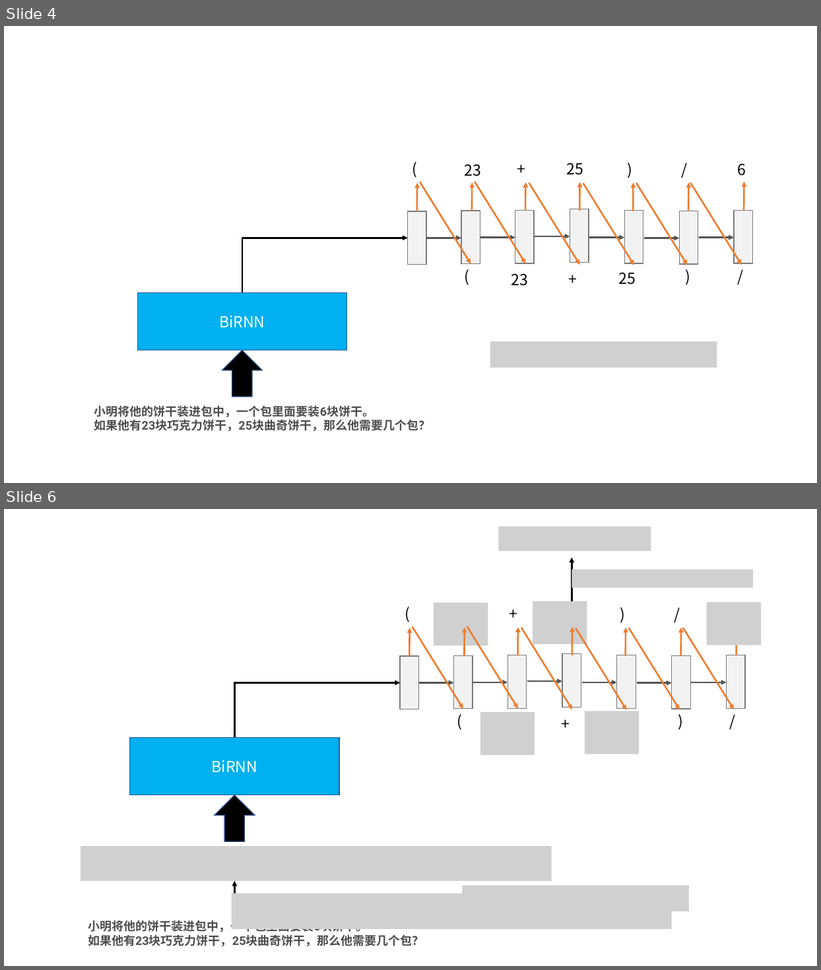
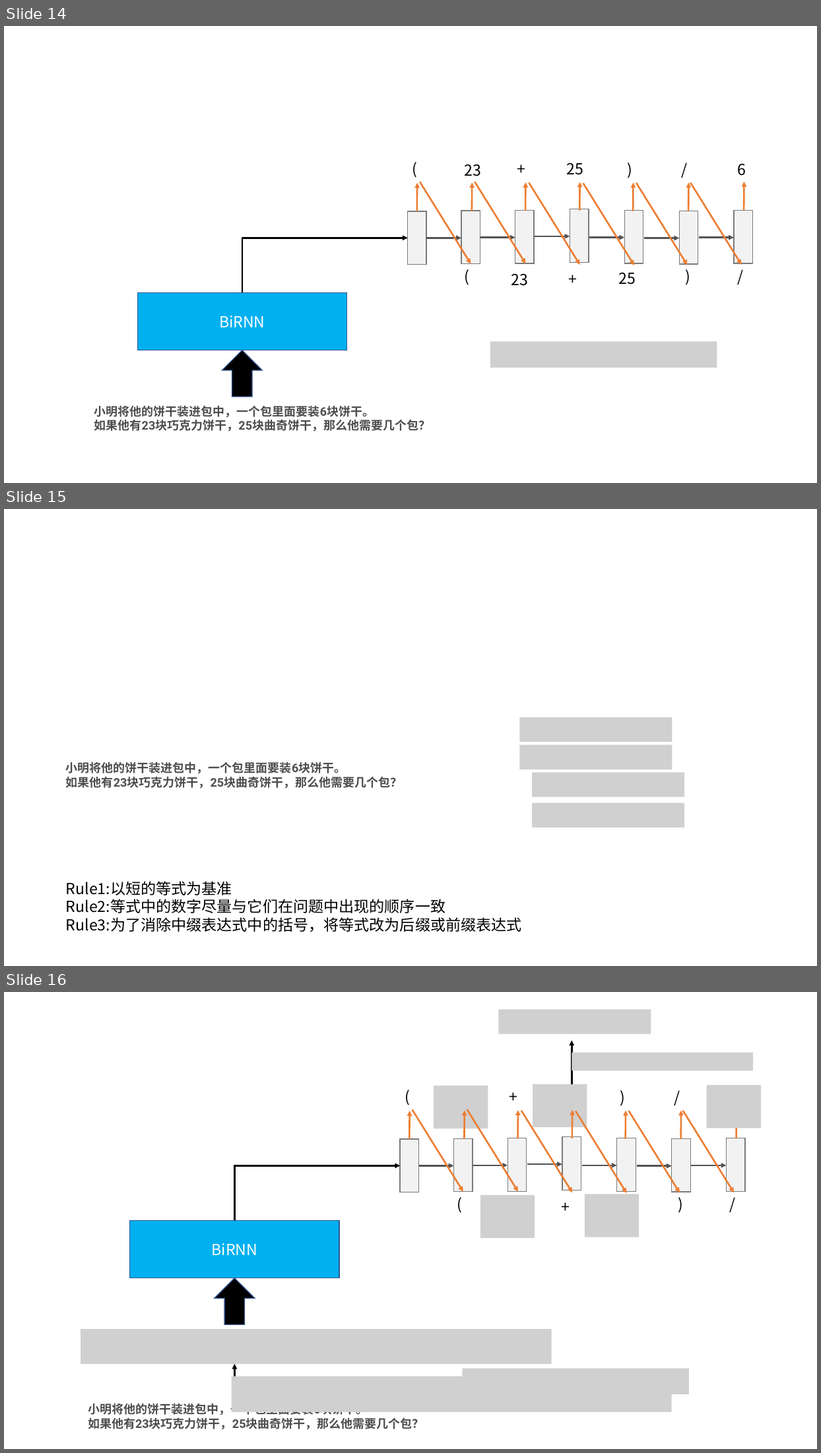
Before and after one commit to xhsun1997/MWP, a slide deck: ppt/mwp.pptx. Shown one above the other, each under a label of ours: slides 4 and 6 before the commit, slides 14, 15 and 16 after it; the slides between them are not shown. The pictures are 821x970 and 821x1453 pixels, drawn with LibreOffice and Linux fonts; fonts in the diff are those of the drawing; grey boxes stand for pictures. Boxes give left, top, right and bottom in pixels: in the first picture for what was removed or moved away, otherwise in the second. Text is boxed around its words. In the diff, an @@ line names an element or a change of style, - is before the commit and + after.

```diff
--- a/ppt/mwp.pptx
+++ b/ppt/mwp.pptx
@@ slide 15 added at bbox=[4, 509, 817, 966], background #FFFFFF @@
@@ picture added at bbox=[520, 718, 673, 742] @@
@@ picture added at bbox=[520, 745, 673, 770] @@
@@ text added at bbox=[66, 762, 402, 789], 14 pt, text #4D4D4D, bold @@
+小明将他的饼干装进包中，一个包里面要装6块饼干。
+如果他有23块巧克力饼干，25块曲奇饼干，那么他需要几个包？
@@ picture added at bbox=[532, 772, 684, 797] @@
@@ picture added at bbox=[532, 803, 684, 827] @@
@@ text added at bbox=[66, 881, 522, 933], 18 pt, text #000000 @@
+Rule1:以短的等式为基准
+Rule2:等式中的数字尽量与它们在问题中出现的顺序一致
+Rule3:为了消除中缀表达式中的括号，将等式改为后缀或前缀表达式
@@ what was slide 4 is now slide 14 @@
@@ what was slide 6 is now slide 16 @@
```
Also in this commit, not shown: 1 slide changed, 23 other slides added, 1 slide removed, 5 other files.
